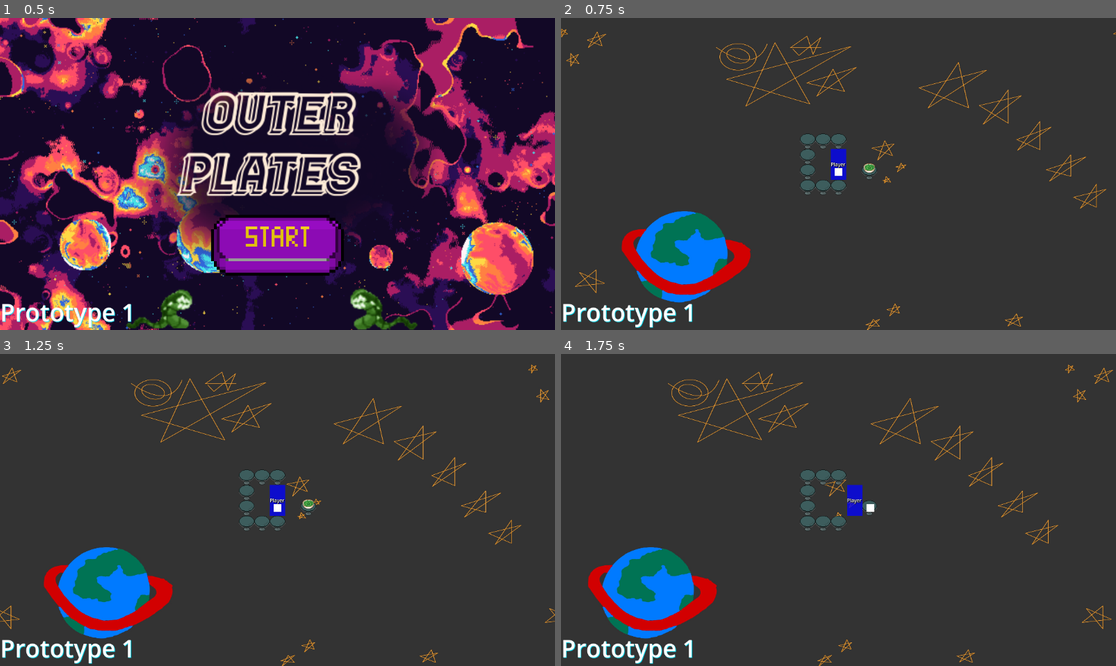
Above: before the commit, frames 1-4 (two rows, left to right).
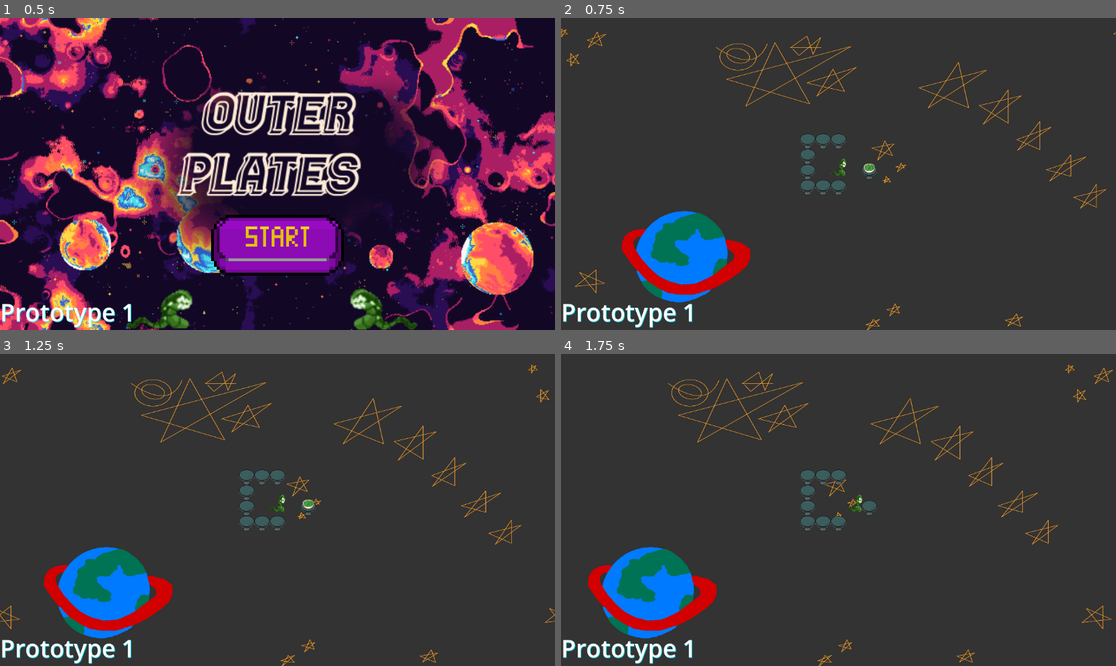
Above: after the commit, the same moments.

Repository: Alexander-Worley/Outer-Plates
Game: Godot game, scene res://Scenes/MainMenu/mainMenu.tscn
Same seed, same stepped clock (60 frames per second), same inputs: the game is played once before the commit and once after it.
Inputs (mouse positions are in pixels of both pictures, inside the frame that each line leads up to):
- Up to frame 1 (0.5 s): no input
- Up to frame 2 (0.75 s): click (838, 245) at 0.5 s
- Up to frame 3 (1.25 s): no input
- Up to frame 4 (1.75 s): tap Enter (ui_accept) at 1.25, 1.52 s; hold Right (ui_right) from 1.28 s (still down)

Frame 1 is identical in both runs. In frame 2, 0.3% of the frame differs, in the area x 48-52%, y 41-52%; in frame 3, 0.3%; in frame 4, 0.3%, in the area x 51-57%, y 41-52%.

Commit message:
Added player walking animation

Diff:
--- a/Scenes/Restaurant/Player/player.gd
+++ b/Scenes/Restaurant/Player/player.gd
@@ -23,6 +23,7 @@
 	horizontal *= Global.PIXEL_DIMENSION
 	vertical *= Global.PIXEL_DIMENSION
 	$interact_range.position = Vector2(horizontal, vertical)
+	get_node("AnimatedSprite2D").play("Walk")
 
 func _physics_process(delta):
 	# TODO: Replace "ui" variables with custom gameplay actions
@@ -32,6 +33,7 @@
 	if horizontalMovement:
 		velocity.x = horizontalMovement * SPEED
 		set_interact_range_position(horizontalMovement, verticalMovement)
+		get_node("AnimatedSprite2D").flip_h = false if horizontalMovement == 1 else true
 	else:
 		velocity.x = move_toward(velocity.x, 0, SPEED)
 	if verticalMovement:
@@ -39,6 +41,7 @@
 		set_interact_range_position(horizontalMovement, verticalMovement)
 	else:
 		velocity.y = move_toward(velocity.y, 0, SPEED)
+		if !horizontalMovement: get_node("AnimatedSprite2D").stop()
 
 	move_and_slide()
 
--- a/Scenes/Restaurant/Player/player.tscn
+++ b/Scenes/Restaurant/Player/player.tscn
@@ -1,12 +1,34 @@
-[gd_scene load_steps=5 format=3 uid="uid://d1ahdwi2ft7k0"]
+[gd_scene load_steps=8 format=3 uid="uid://d1ahdwi2ft7k0"]
 
 [ext_resource type="Script" path="res://Scenes/Restaurant/Player/player.gd" id="1_inif3"]
-[ext_resource type="LabelSettings" uid="uid://s0sx8xhp2m43" path="res://devTools/devLables.tres" id="1_lb2iq"]
+[ext_resource type="Texture2D" uid="uid://c6gngvmpqu8q8" path="res://Assets/Spritesheets/slug-walk-spritesheet.png" id="3_4dysh"]
 
 [sub_resource type="RectangleShape2D" id="RectangleShape2D_kn0nk"]
 size = Vector2(32, 32)
 
 [sub_resource type="CircleShape2D" id="CircleShape2D_5x6jq"]
+
+[sub_resource type="AtlasTexture" id="AtlasTexture_sqmtd"]
+atlas = ExtResource("3_4dysh")
+region = Rect2(0, 0, 64, 64)
+
+[sub_resource type="AtlasTexture" id="AtlasTexture_snmbr"]
+atlas = ExtResource("3_4dysh")
+region = Rect2(64, 0, 64, 64)
+
+[sub_resource type="SpriteFrames" id="SpriteFrames_msfce"]
+animations = [{
+"frames": [{
+"duration": 1.0,
+"texture": SubResource("AtlasTexture_sqmtd")
+}, {
+"duration": 1.0,
+"texture": SubResource("AtlasTexture_snmbr")
+}],
+"loop": true,
+"name": &"Walk",
+"speed": 5.0
+}]
 
 [node name="Player" type="CharacterBody2D"]
 script = ExtResource("1_inif3")
@@ -15,54 +37,18 @@
 scale = Vector2(0.9, 0.9)
 shape = SubResource("RectangleShape2D_kn0nk")
 
-[node name="devLabel" type="Node2D" parent="."]
-
-[node name="ColorRect" type="ColorRect" parent="devLabel"]
-custom_minimum_size = Vector2(32, 64)
-anchors_preset = 15
-anchor_right = 1.0
-anchor_bottom = 1.0
-offset_left = -16.0
-offset_top = -48.0
-offset_right = 16.0
-offset_bottom = 16.0
-grow_horizontal = 2
-grow_vertical = 2
-color = Color(0, 0, 1, 0.74902)
-
-[node name="Player" type="Label" parent="devLabel"]
-custom_minimum_size = Vector2(32, 32)
-anchors_preset = 15
-anchor_right = 1.0
-anchor_bottom = 1.0
-offset_left = -16.0
-offset_top = -48.0
-offset_right = 16.0
-offset_bottom = 16.0
-grow_horizontal = 2
-grow_vertical = 2
-text = "Player"
-label_settings = ExtResource("1_lb2iq")
-horizontal_alignment = 1
-vertical_alignment = 1
-autowrap_mode = 3
-
 [node name="interact_range" type="Area2D" parent="."]
 
 [node name="CollisionShape2D" type="CollisionShape2D" parent="interact_range"]
 shape = SubResource("CircleShape2D_5x6jq")
 
-[node name="TestReticle" type="ColorRect" parent="interact_range/CollisionShape2D"]
-custom_minimum_size = Vector2(16, 16)
-anchors_preset = 15
-anchor_right = 1.0
-anchor_bottom = 1.0
-offset_left = -8.0
-offset_top = -8.0
-offset_right = 8.0
-offset_bottom = 8.0
-grow_horizontal = 2
-grow_vertical = 2
+[node name="AnimatedSprite2D" type="AnimatedSprite2D" parent="."]
+position = Vector2(0, -16)
+scale = Vector2(0.5, 1)
+sprite_frames = SubResource("SpriteFrames_msfce")
+animation = &"Walk"
+frame = 1
+frame_progress = 0.621311
 
 [connection signal="area_entered" from="interact_range" to="." method="_on_interact_range_area_entered"]
 [connection signal="area_exited" from="interact_range" to="." method="_on_interact_range_area_exited"]
Binary file added: Assets/Spritesheets/slug-walk-spritesheet.png
Not shown, added: Assets/Spritesheets/slug-walk-spritesheet.png.import
